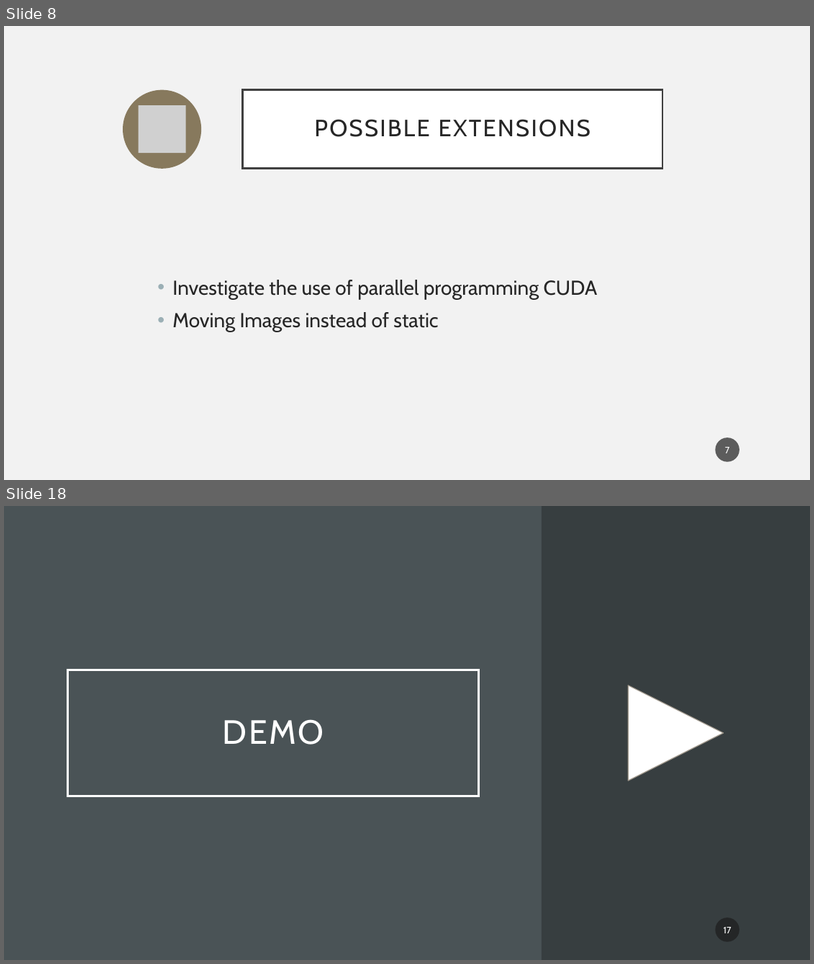
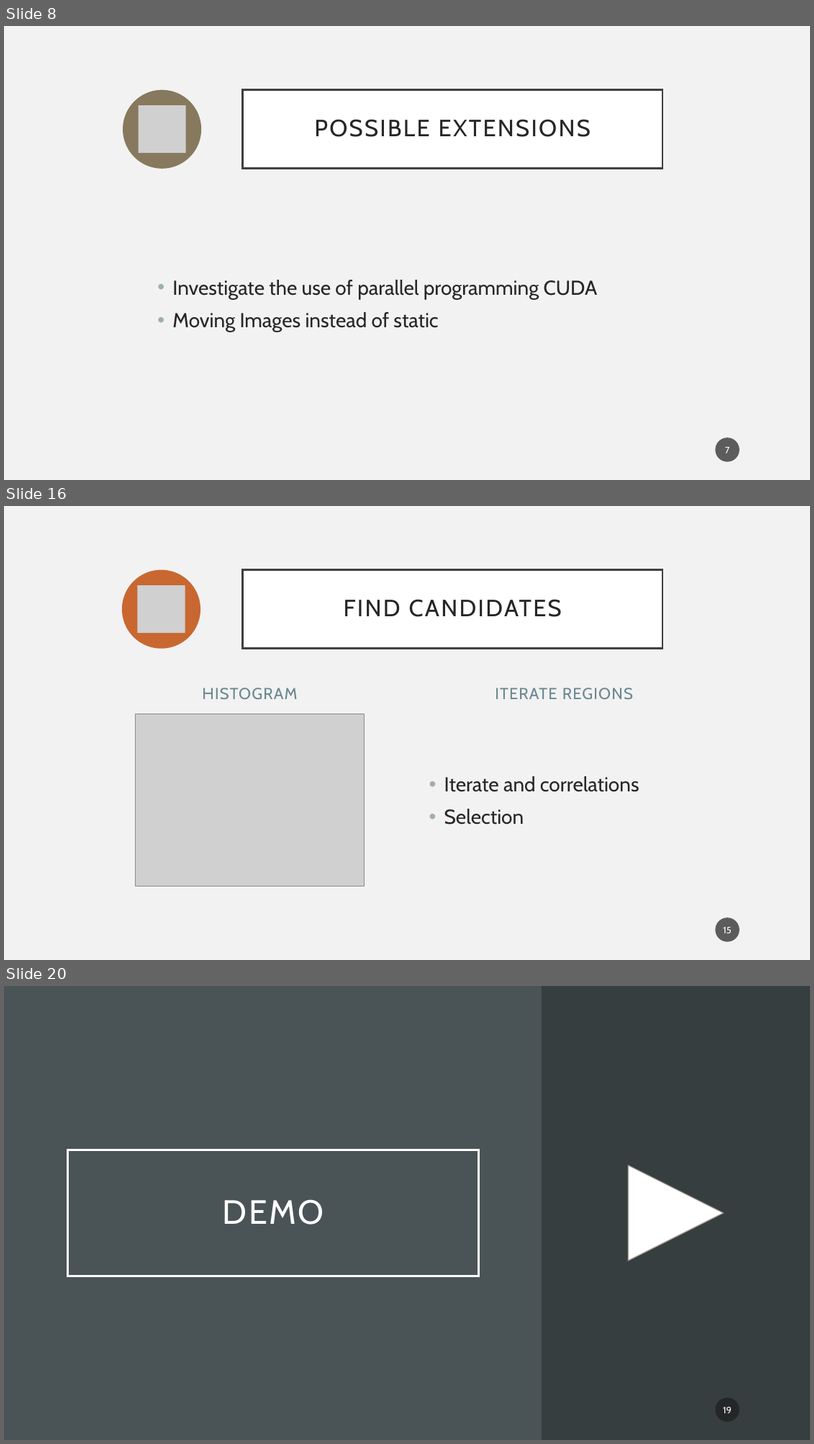
Before and after one commit to PelleDeOntwikkelaar/NumCalLicensePlate, a slide deck: presentation.pptx. Shown one above the other, each under a label of ours: slides 8 and 18 before the commit, slides 8, 16 and 20 after it; the slides between them are not shown. The pictures are 814x964 and 814x1444 pixels, drawn with LibreOffice and Linux fonts; fonts in the diff are those of the drawing; grey boxes stand for pictures. Boxes give left, top, right and bottom in pixels: in the first picture for what was removed or moved away, otherwise in the second. Text is boxed around its words. In the diff, an @@ line names an element or a change of style, - is before the commit and + after.

```diff
--- a/presentation.pptx
+++ b/presentation.pptx
@@ slide 16 added at [4,506,810,960], background #F2F2F2 @@
@@ ellipse added at [122,569,201,648], fill #C96731 @@
@@ title added at [243,569,663,648], fill #FFFFFF, outline #404040 2.5 pt, 28 pt, text #262626 @@
+FIND CANDIDATES
@@ picture added at [138,585,185,633] @@
@@ text added at [202,687,297,699], 19 pt, text #6B8891 @@
+HISTOGRAM
@@ text added at [495,687,633,699], 19 pt, text #6B8891 @@
+ITERATE REGIONS
@@ picture added at [135,714,365,886] @@
@@ text added at [445,776,640,824], 24 pt, text #262626 @@
+• Iterate and correlations
+• Selection
@@ page number added at [716,917,741,942], fill #1D1D1D at 70% opacity, 11 pt, text #FFFFFF @@
+15
@@ what was slide 18 is now slide 20 @@
@@ page number at [723,1406,732,1413]: text changed @@
-17
+19
```
Also in this commit, not shown: 1 slide changed, 4 other slides added, 3 slides removed, 9 other files.
